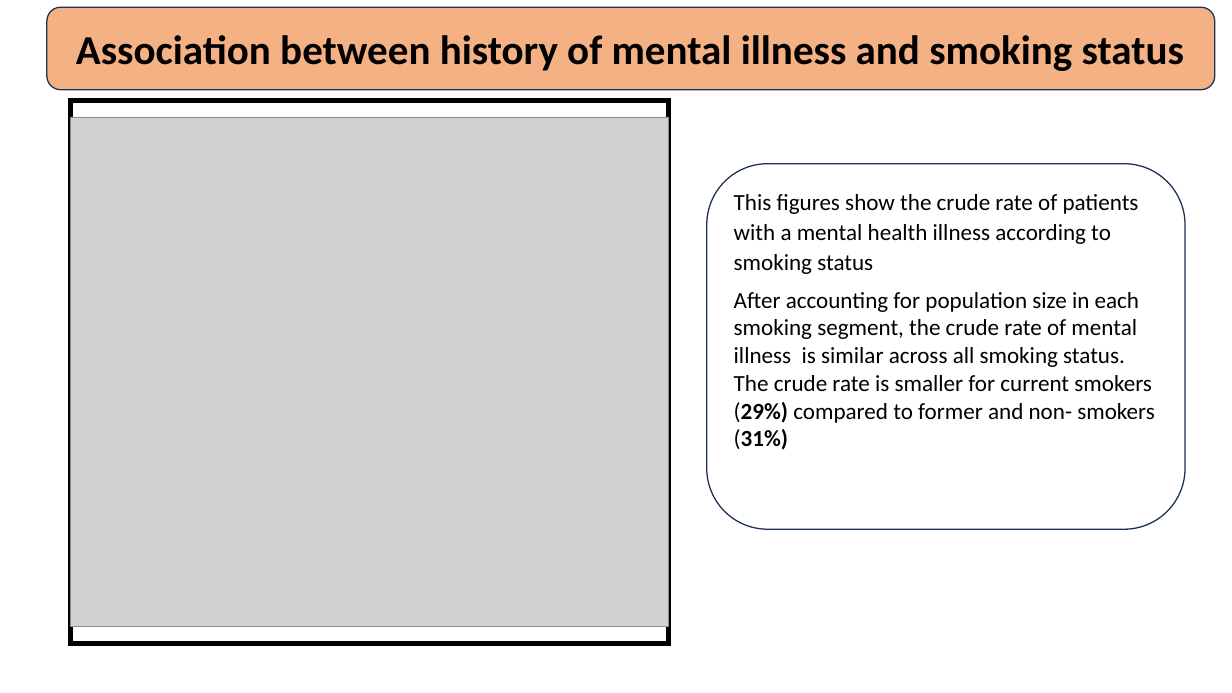
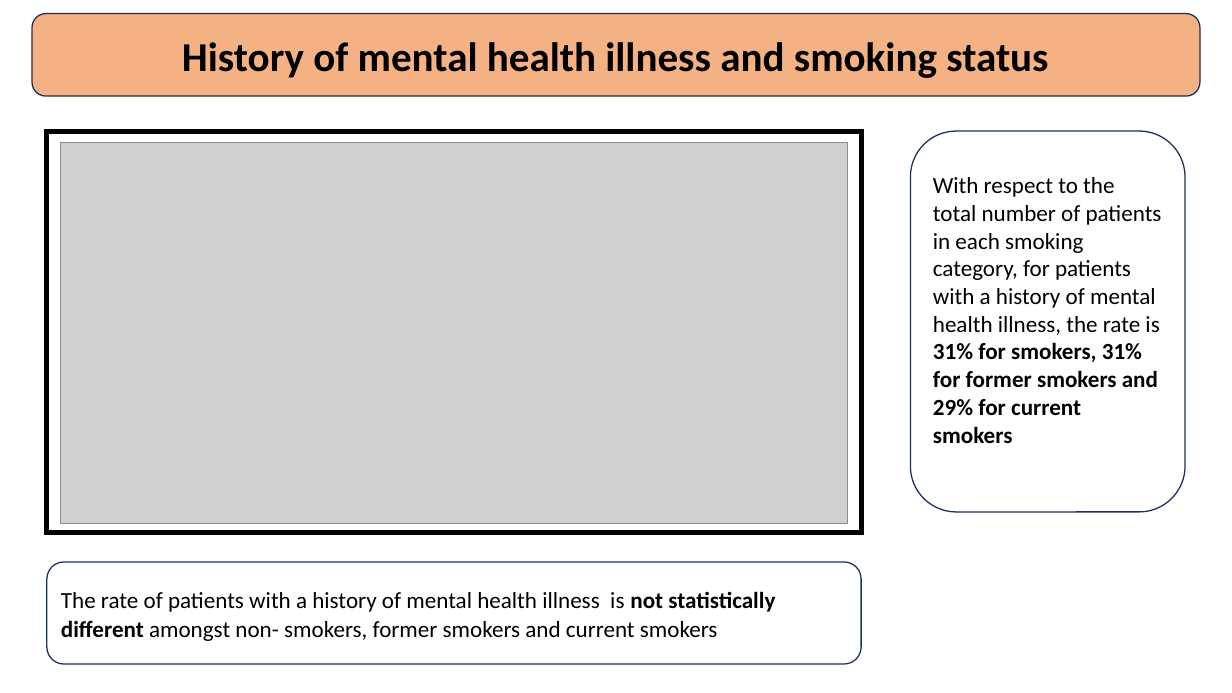
Before and after one commit to hnanji/PREDICTING-MH, a slide deck: slide 6 of reports/mental.health.pptx (slide 5 before the commit). Drawn at 1232x693 pixels with LibreOffice and Linux fonts; fonts in the diff are those of the drawing; grey boxes stand for pictures. Boxes give left, top, right and bottom in pixels: in the first picture for what was removed or moved away, otherwise in the second. Text is boxed around its words. In the diff, an @@ line names an element or a change of style, - is before the commit and + after.

```diff
--- a/reports/mental.health.pptx
+++ b/reports/mental.health.pptx
@@ rounded rectangle "History of mental health illness ...": place and size @@
-rounded rectangle "History of mental health illness ..." at [47, 7, 1215, 90]
+rounded rectangle "History of mental health illness ..." at [32, 14, 1201, 96]
@@ text in rounded rectangle at [182, 42, 1048, 78]: text changed @@
-Association between history of mental illness and smoking status
+History of mental health illness and smoking status
@@ rectangle: place and size @@
-rectangle at [71, 101, 669, 644]
+rectangle at [47, 131, 861, 532]
@@ picture: place and size @@
-picture at [71, 117, 669, 627]
+picture at [60, 143, 848, 524]
@@ rounded rectangle "With respect to the total ...": place and size @@
-rounded rectangle "With respect to the total ..." at [707, 164, 1186, 530]
+rounded rectangle "With respect to the total ..." at [910, 131, 1185, 512]
@@ text in rounded rectangle at [933, 177, 1162, 443]: text changed @@
-This figures show the crude rate of patients with a mental health illness according to smoking status
-After accounting for population size in each smoking segment, the crude rate of mental illness is similar across all smoking status. The crude rate is smaller for current smokers (29%) compared to former and non- smokers (31%)
-or those between 20-24 years is 12%.
+With respect to the total number of patients in each smoking category, for patients with a history of mental health illness, the rate is 31% for smokers, 31% for former smokers and 29% for current smokers
+• 20-24 years is 12%.
@@ rounded rectangle added at [47, 562, 861, 665], fill #FFFFFF, outline #1E3256 1 pt, 18 pt, text #000000 @@
+The rate of patients with a history of mental health illness is not statistically different amongst non- smokers, former smokers and current smokers
```
Also in this commit, not shown: 16 other slides changed, 4 slides added, 2 slides removed.
